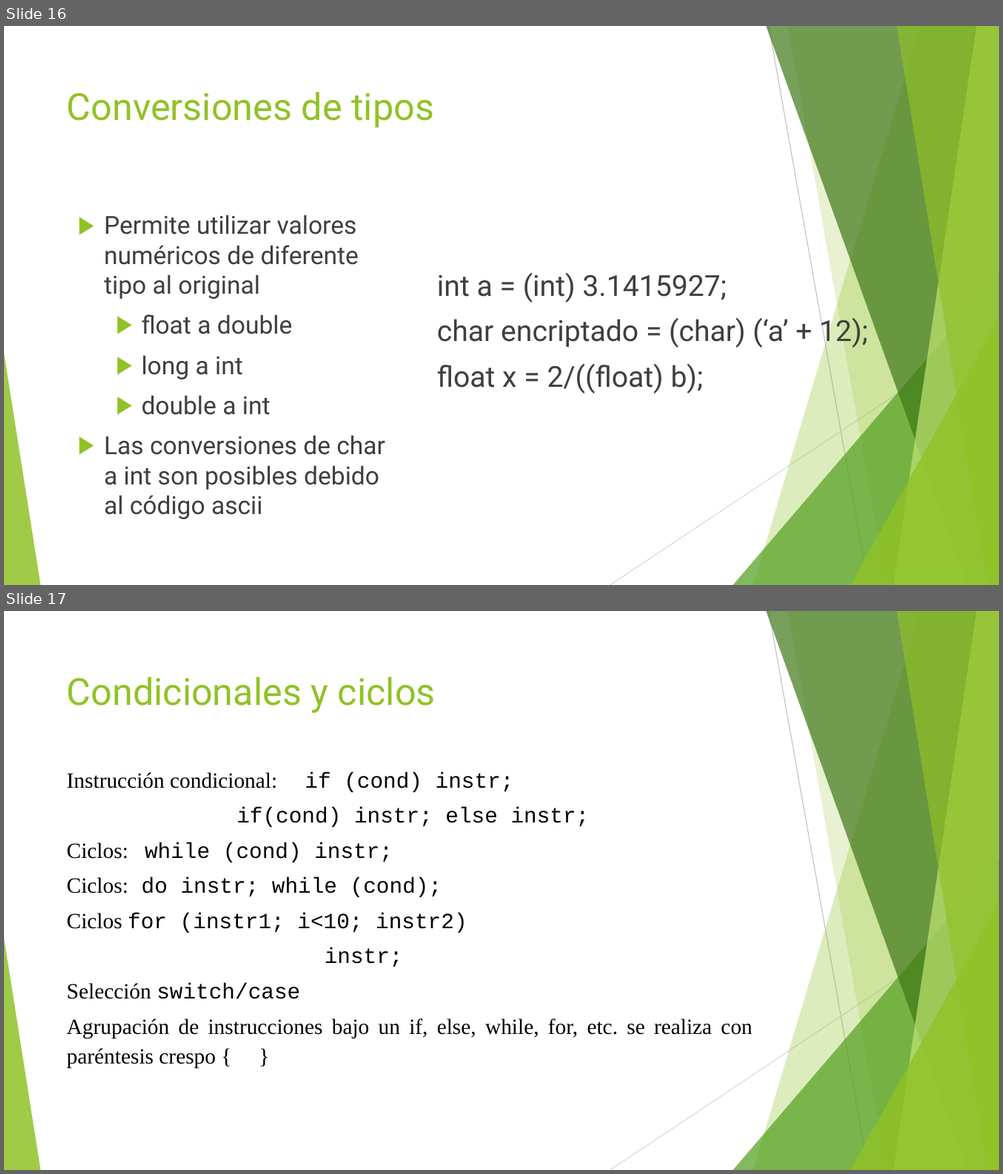
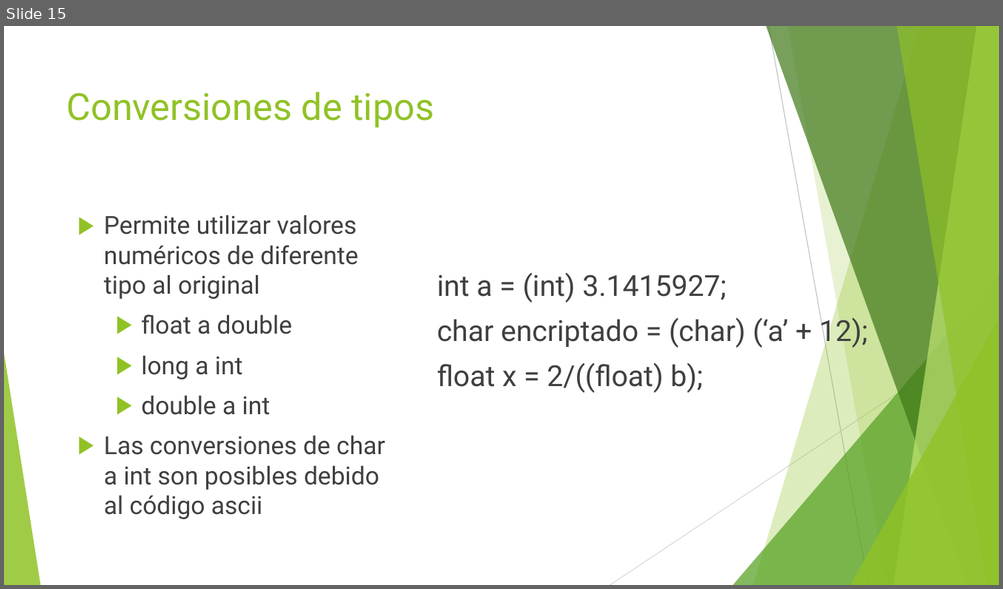
Before and after one commit to jomarnavarro/basicJava, a slide deck: slides/Selenium, module 2b.pptx. Shown one above the other, each under a label of ours: slides 16 and 17 before the commit, slide 15 after it. The pictures are 1003x1174 and 1003x589 pixels, drawn with LibreOffice and Linux fonts; fonts in the diff are those of the drawing. Boxes give left, top, right and bottom in pixels: in the first picture for what was removed or moved away, otherwise in the second. Text is boxed around its words. In the diff, an @@ line names an element or a change of style, - is before the commit and + after.

```diff
--- a/slides/Selenium, module 2b.pptx
+++ b/slides/Selenium, module 2b.pptx
@@ slide 17 removed at [4, 611, 999, 1170], background #FFFFFF; not listed: 10 template elements that a slide beside it also shows @@
@@ title removed at [67, 677, 435, 713] @@
-Condicionales y ciclos
@@ text removed at [67, 772, 751, 1068] @@
-Instrucción condicional: if (cond) instr;
-if(cond) instr; else instr;
-Ciclos: while (cond) instr;
-Ciclos: do instr; while (cond);
-Ciclos for (instr1; i<10; instr2)
-instr;
-Selección switch/case
-Agrupación de instrucciones bajo un if, else, while, for, etc. se realiza con paréntesis crespo { }
@@ what was slide 16 is now slide 15 @@
```
Also in this commit, not shown: 20 other slides changed, 2 slides added, 33 other files.
